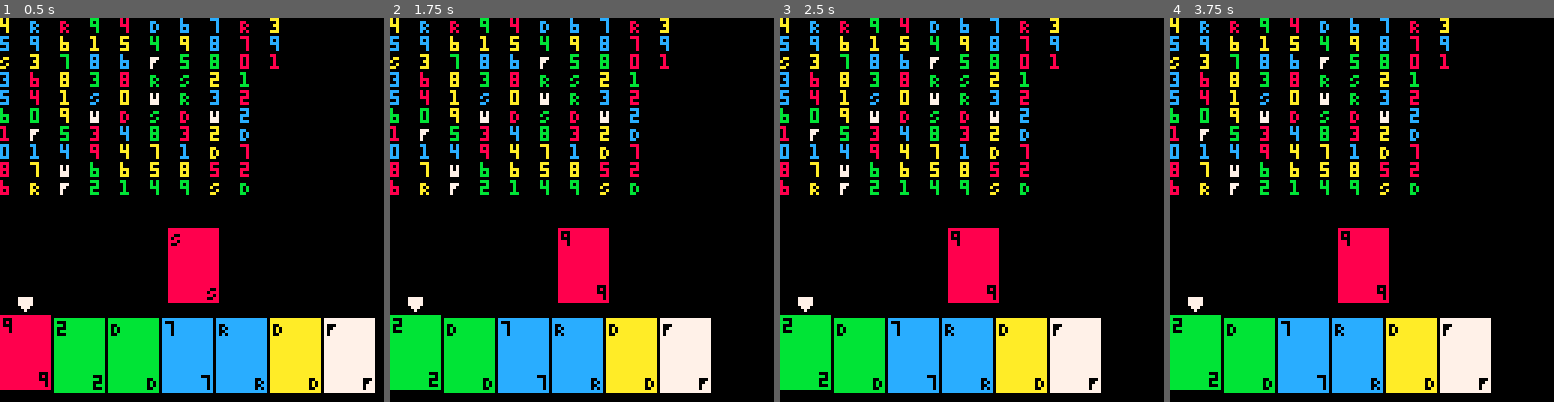
Above: before the commit, frames 1-4 (left to right).
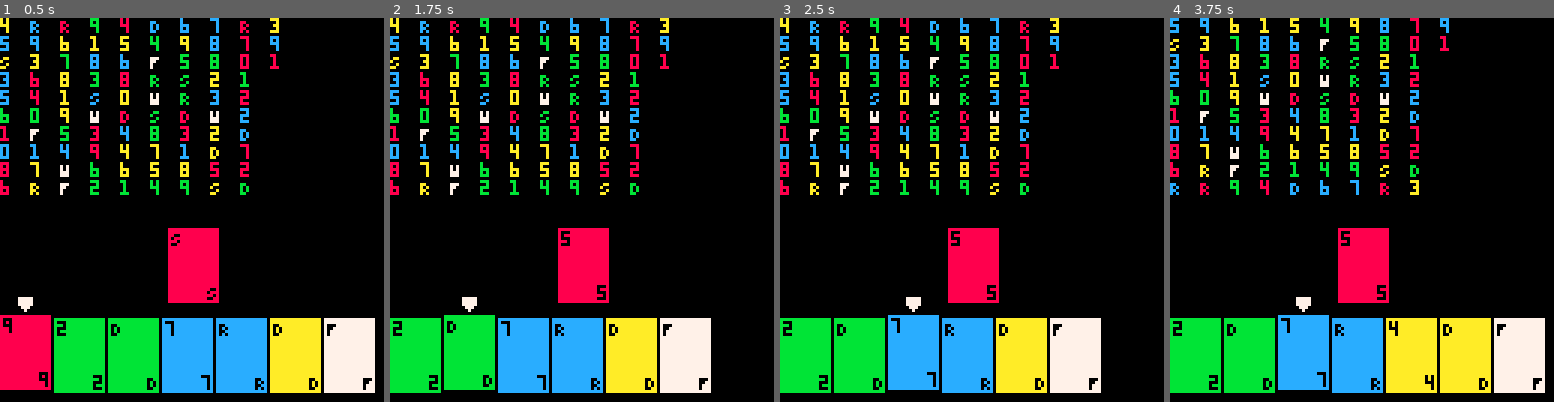
Above: after the commit, the same moments.

Repository: jakeharris/picuno
Game: PICO-8 cartridge carts/picuno.p8
Two runs of this game, one before a commit and one after it. Both use one fixed random seed, a clock stepped at 60 frames per second and the inputs below.
Inputs:
- Up to frame 1 (0.5 s): no input
- Up to frame 2 (1.75 s): tap O (Z key) at 0.7, 1.7 s; hold Right from 1.6 s (still down)
- Up to frame 3 (2.5 s): release Right at 2.1 s; tap O (Z key) at 2.1 s; hold Up 2.15-2.42 s; hold Right from 2.47 s (still down)
- Up to frame 4 (3.75 s): tap O (Z key) every 0.4 s from 2.5 to 3.7 s; release Right at 3.03 s; hold Left 3.08-3.58 s; hold Down from 3.63 s (still down)

Frame 1 is identical in both runs. In frame 2, 1.0% of the frame differs, in the area x 0-57%, y 56-98%; in frame 3, 0.9%; in frame 4, 12%, in the area x 0-98%, y 0-98%.

Commit message:
Implement Seto Kaiba

Diff:
--- a/carts/picuno.p8
+++ b/carts/picuno.p8
@@ -70,6 +70,9 @@
     end
   end
 
+  if current_player == 2 then
+    kaiba(2)
+  end
 end
 
 function _draw()
@@ -350,6 +353,15 @@
   end
 end
 
+
+-- AI LAND
+function kaiba(player)
+-- screw the rules, i've got money
+  card = del(hands[player], hands[player][1])
+  resolve_card(card)
+  add(discard, card)
+end
+
 -- LIBRARY FUNCTIONS
 function ceil(x)
   return -flr(-x)
